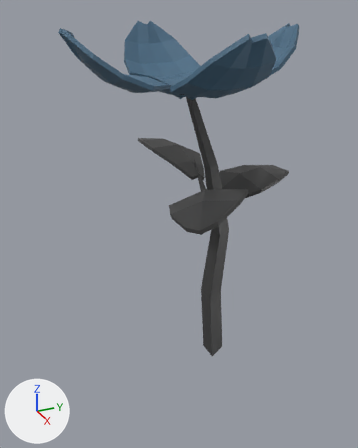
Before and after pictures for a commit that changed the FBX model Assets/Models/FBX/03/Flower_1.fbx.
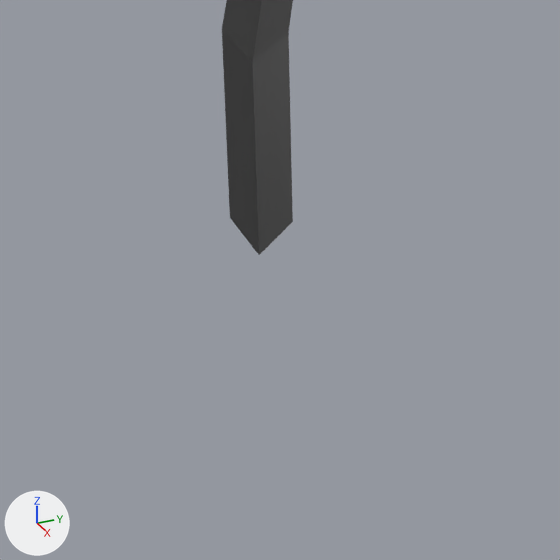
There are two pictures of each version: one whole from a camera (50 mm lens) standing at (0.787, -0.437, 0.726) and looking at (-0.096, -0.039, 0.284), one close up on the part from 38% to 84% of the width and 63% to 100% of the height. The lights are fixed; the arrows at lower left show +X, +Y and +Z. The first two pictures are the older version. Where no turn or scale is listed for an object, it has been applied to the vertices.

Objects in the first close-up: 'Flower 8'.
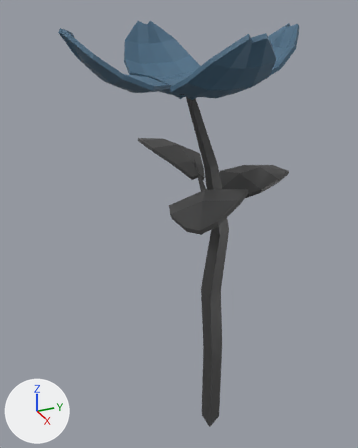
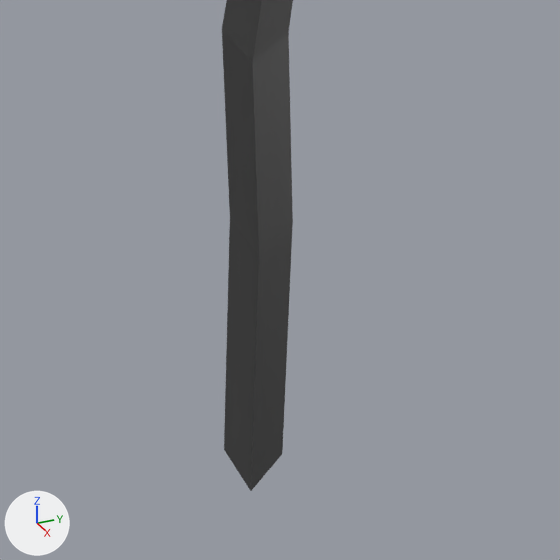
Commit message: Changed flowers model slightly

Boxes [x1, y1, x2, y2] around the edits, measured in the close-ups (560 x 560 px):
'Flower 8', reshaped: before [222, 0, 293, 255]; after [222, 0, 293, 491]
part 1 of me_cube_029, built on: after [224, 218, 293, 491]

What changed in the scene script:
```text
Change me_cube_029:
    used by ob_flower_8; location = (0.0, 0.0, 0.0)
    verts and faces of me_cube_029; kept vertices keep their numbers, new ones are numbered from 407
    before: 0 (0.0, 0.025, 0.007) at pixel (292, 221), 2 (0.021, -0.012, 0.007) at pixel (259, 255), 4 (-0.021, -0.012, 0.007) at pixel (229, 217)
    remove me_cube_029.from_pydata(...)  # 407 vertices, 388 faces; spans x -0.342..0.208, y -0.274..0.23, z 0.007..0.683
    add me_cube_029.from_pydata(...)  # 410 vertices, 391 faces; spans x -0.342..0.208, y -0.274..0.23, z -0.202..0.683
    me_cube_029 part 1
    add delete_faces([(0, 2, 4)])
    add verts[407] = (0.0, 0.024, -0.202)  # pixel (282, 454)
    add verts[408] = (0.021, -0.012, -0.202)  # pixel (250, 491)
    add verts[409] = (-0.021, -0.012, -0.202)  # pixel (223, 449)
    add faces += [(0, 407, 409, 4), (407, 408, 409), (2, 4, 409, 408), (0, 2, 408, 407)]  # mat_flower_stalk (dark grey #3c3c3c)
```
